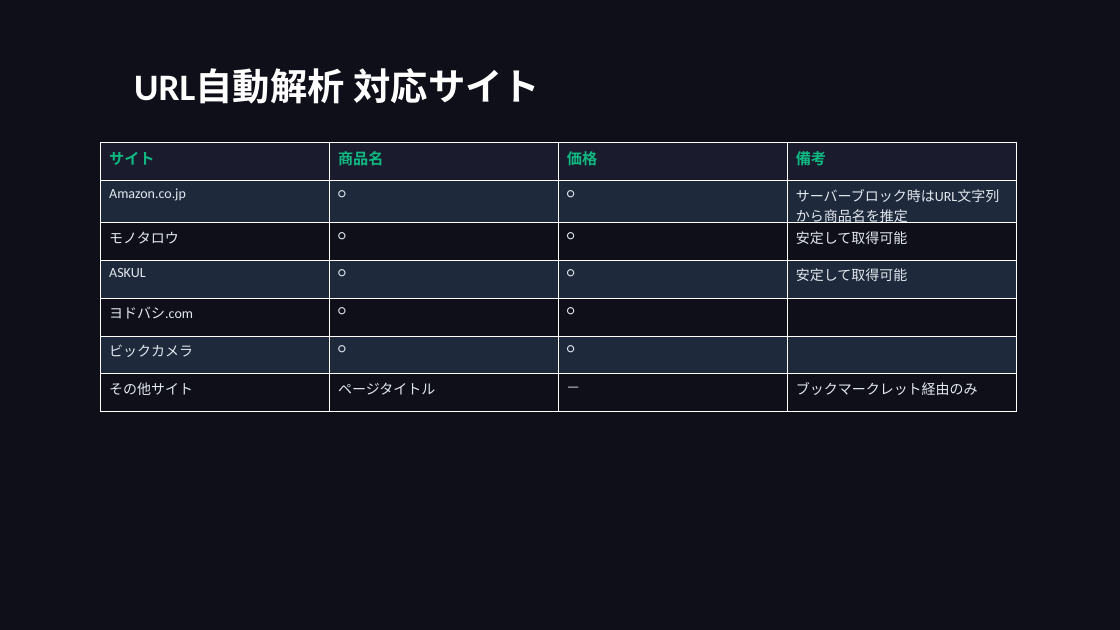
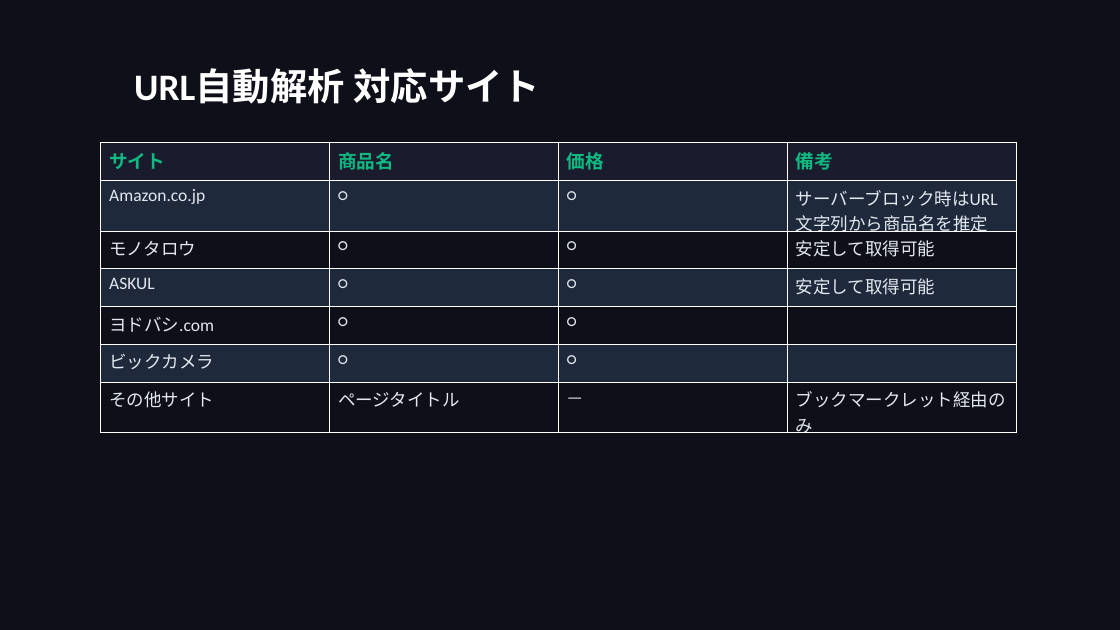
Before and after one commit to takeshiizawa123/next-procurement-poc, a slide deck: slide 29 of docs/user-manual.pptx (slide 28 before the commit). Drawn at 1120x630 pixels with LibreOffice and Linux fonts; fonts in the diff are those of the drawing. Boxes give left, top, right and bottom in pixels: in the first picture for what was removed or moved away, otherwise in the second. Text is boxed around its words. In the diff, an @@ line names an element or a change of style, - is before the commit and + after.

```diff
--- a/docs/user-manual.pptx
+++ b/docs/user-manual.pptx
@@ table at [101,143,1018,437] @@
@@ size 13 to 16 pt in "サイト", "商品名", "価格", "備考" @@
@@ size 12 to 15 pt @@
```
Also in this commit, not shown: 24 other slides changed, 1 slide added, 5 other files.
